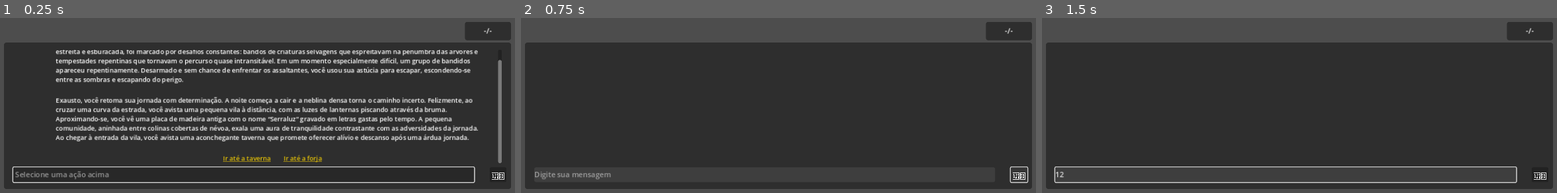
Above: before the commit, frames 1-3 (left to right).
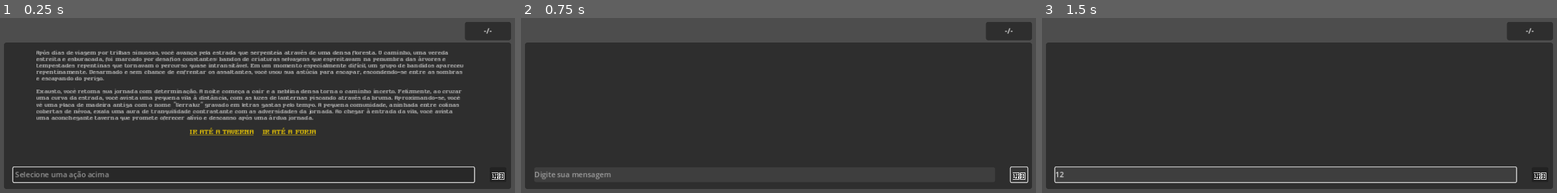
Above: after the commit, the same moments.

Repository: kelbg/serraluz
Game: Godot game, scene res://main.tscn
Two runs of this game, one before a commit and one after it. Both use one fixed random seed, a clock stepped at 60 frames per second and the inputs below. The engine's default icon, where the game draws it, is replaced by a stand-in: a white triangle on a blue panel in a dark square. Sound files missing from this copy of the repository are replaced by a short silence.
Inputs (mouse positions are in pixels of both pictures, inside the frame that each line leads up to):
- Up to frame 1 (0.25 s): no input
- Up to frame 2 (0.75 s): click "🗑️" at 0.5 s
- Up to frame 3 (1.5 s): click (1284, 175) at 1.27 s; type "12" at 1.35 s

The runs differ from the first frame. In frame 1, 20% of the frame differs, in the area x 7-98%, y 18-83%; in frame 2, nothing differs; in frame 3, nothing differs.
Error in both runs: Trying to return value of type "Nil" from a function whose return type is "String". (res://scripts/GameController.gd:66)

Commit message:
add custom fonts

Diff:
--- a/components/message_container.tscn
+++ b/components/message_container.tscn
@@ -1,13 +1,8 @@
 [gd_scene load_steps=4 format=3 uid="uid://q7mlu3p62o65"]
 
+[ext_resource type="FontFile" uid="uid://s3y7ifk6uwkf" path="res://fonts/HopeGold.ttf" id="1_k20n3"]
 [ext_resource type="Texture2D" uid="uid://deb2u11k1fxqi" path="res://icon.svg" id="1_njv0p"]
-
-[sub_resource type="SystemFont" id="SystemFont_k6uud"]
-font_names = PackedStringArray("Trebuchet MS")
-
-[sub_resource type="SystemFont" id="SystemFont_5imvq"]
-font_names = PackedStringArray("Trebuchet MS")
-subpixel_positioning = 0
+[ext_resource type="FontFile" uid="uid://gc62kgbwdw2" path="res://fonts/RulerGold.ttf" id="3_x1ysg"]
 
 [node name="MessageContainer" type="HBoxContainer"]
 custom_minimum_size = Vector2(1040, 0)
@@ -20,8 +15,8 @@
 layout_mode = 2
 size_flags_vertical = 3
 focus_mode = 2
-theme_override_fonts/font = SubResource("SystemFont_k6uud")
-theme_override_font_sizes/font_size = 12
+theme_override_fonts/font = ExtResource("1_k20n3")
+theme_override_font_sizes/font_size = 16
 text = "[CHARACTER]"
 horizontal_alignment = 1
 vertical_alignment = 1
@@ -47,7 +42,8 @@
 layout_mode = 2
 size_flags_horizontal = 3
 size_flags_vertical = 0
-theme_override_fonts/normal_font = SubResource("SystemFont_5imvq")
+theme_override_fonts/normal_font = ExtResource("3_x1ysg")
+theme_override_fonts/bold_font = ExtResource("3_x1ysg")
 theme_override_font_sizes/normal_font_size = 14
 bbcode_enabled = true
 fit_content = true
--- a/main.tscn
+++ b/main.tscn
@@ -80,7 +80,7 @@
 intro_message = "Após dias de viagem por trilhas sinuosas, você avança pela estrada que serpenteia através de uma densa …(457 unchanged characters)…
 
 Exausto, você retoma sua jornada com determinação. A noite começa a cair e a neblina densa torna o caminho incerto. Fel …(517 unchanged characters)…
-link_template = "[center][color=gold][pulse freq=1.0 color=#ffffff80 ease=-1.0]{{action}}[/pulse][/color][/center]"
+link_template = "[center][font_size=18][color=gold][pulse freq=1.0 color=#ffffff80 ease=-1.0]{{action}}[/pulse][/color][/font_size][/center]"
 message_template = ExtResource("2_50mcd")
 chat_container = NodePath("ScrollContainer/ChatContainer")
 input = NodePath("Input")
--- a/scripts/ChatController.gd
+++ b/scripts/ChatController.gd
@@ -54,17 +54,31 @@
 	return {"role": role, "content": msg}
 
 func add_chat_message(from: Character, msg: String) -> Node:
-	# Define o papel com base no personagem
-	var role := "user" if from == player else "assistant"
+	var role := get_role(from)
 	messages.append(new_message(role, msg))
 
 	var new_msg: Node = message_template.instantiate()
 	new_msg.get_node("TextContainer/CharacterMessage").text = msg
-	# new_msg.get_node("TextContainer/CharacterMessage").connect("meta_clicked", _on_meta_clicked)
-	new_msg.get_node("CharacterInfoContainer/CharacterName").text = from.name
-	new_msg.get_node("CharacterInfoContainer/CharacterIconContainer/CharacterIcon").texture = from.icon
+
+	if role == "system":
+		new_msg.get_node("CharacterInfoContainer").queue_free()
+		(new_msg.get_node("TextContainer/CharacterMessage") as Control).set("theme_override_colors/default_color", Color.GRAY)
+	else:
+		new_msg.get_node("CharacterInfoContainer/CharacterName").text = from.name
+		new_msg.get_node("CharacterInfoContainer/CharacterIconContainer/CharacterIcon").texture = from.icon
+
 	chat_container.add_child(new_msg)
 	return new_msg
+
+# Define o papel com base no personagem
+func get_role(some_character: Character) -> String:
+	match some_character:
+		player:
+			return "user"
+		character:
+			return "assistant"
+		_:
+			return "system"
 
 # Habilitar impede que o jogador envie novas msgs antes de receber uma resposta
 func toggle_input(enabled: bool, placeholder_text: String = "") -> void:
@@ -117,7 +131,8 @@
 	messages.append(new_message("system", c.get_prompt()))
 
 func load_intro_message() -> Node:
-	return add_chat_message(Character.new(), intro_message)
+	var msg := add_chat_message(null, intro_message)
+	return msg
 
 # Adiciona links que o jogador pode clicar para executar uma ação no chat
 func add_chat_actions(chat_msg_container: Node, actions: Array) -> void:
@@ -128,7 +143,7 @@
 
 	var urls := []
 	for action: Dictionary in actions:
-		urls.append("[url={\"%s\": \"%s\"}]%s[/url]" % [action.type, action.target, action.text])
+		urls.append("[url={\"%s\": \"%s\"}]%s[/url]" % [action.type, action.target, action.text.to_upper()])
 
 	var new_action := link_template.replace("{{action}}", "\t\t".join(urls))
 	msg.text += "\n\n" + new_action
Binary file added: fonts/HopeGold.ttf
Not shown, added: fonts/HopeGold.ttf.import
Binary file added: fonts/RulerGold.ttf
Not shown, added: fonts/RulerGold.ttf.import
